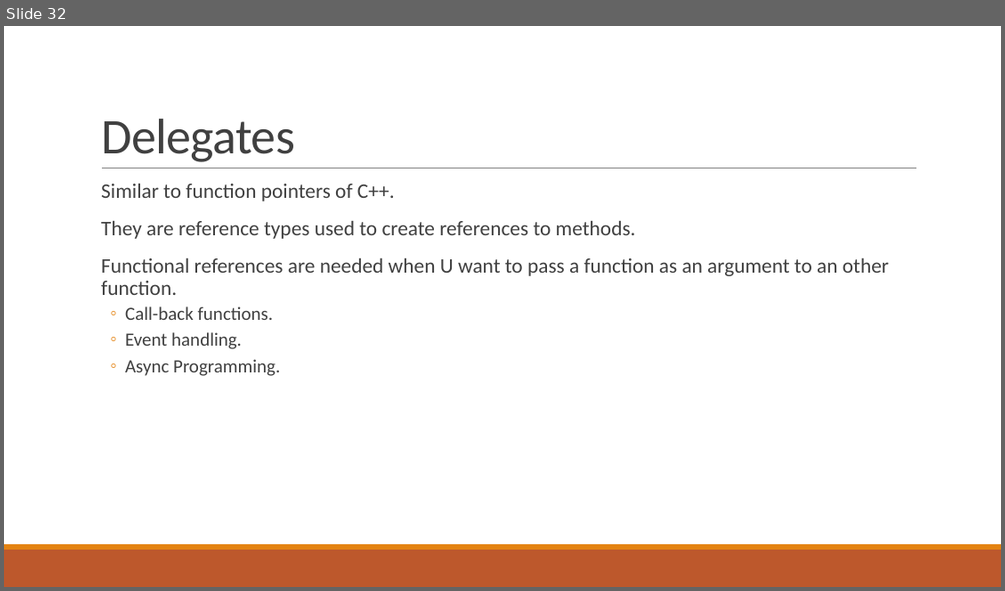
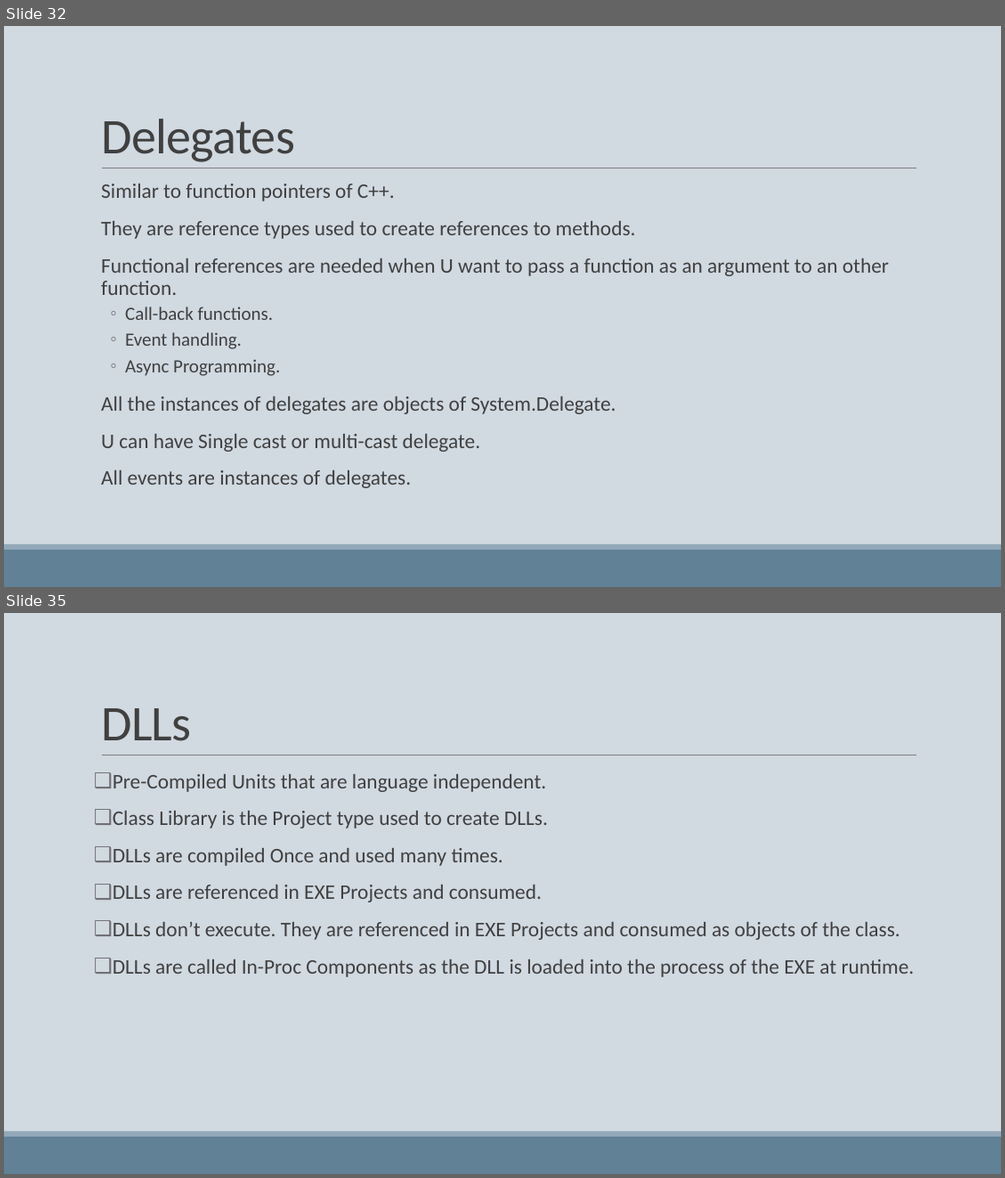
Before and after one commit to phani-rajbn/Nichi-In, a slide deck: MS-net.pptx. Shown one above the other, each under a label of ours: slide 32 before the commit, slides 32 and 35 after it; the slides between them are not shown. The pictures are 1005x591 and 1005x1178 pixels, drawn with LibreOffice and Linux fonts; fonts in the diff are those of the drawing. Boxes give left, top, right and bottom in pixels: in the first picture for what was removed or moved away, otherwise in the second. Text is boxed around its words. In the diff, an @@ line names an element or a change of style, - is before the commit and + after.

```diff
--- a/MS-net.pptx
+++ b/MS-net.pptx
@@ slide 35 added at box(4, 613, 1001, 1174), background #D1D9E1; not listed: 3 template elements that a slide beside it also shows @@
@@ title added at box(101, 708, 192, 741), 48 pt, text #404040 @@
+DLLs
@@ text added at box(113, 774, 914, 977), 20 pt, text #404040 @@
+❑ Pre-Compiled Units that are language independent.
+❑ Class Library is the Project type used to create DLLs.
+❑ DLLs are compiled Once and used many times.
+❑ DLLs are referenced in EXE Projects and consumed.
+❑ DLLs don’t execute. They are referenced in EXE Projects and consumed as objects of the class.
+❑ DLLs are called In-Proc Components as the DLL is loaded into the process of the EXE at runtime.
@@ slide 32 changed as well @@
@@ background #FFFFFF to #D1D9E1 @@
@@ text at box(101, 184, 889, 376): bullet colour #E48312 to #6F6F74 @@
@@ text at box(101, 396, 615, 488): paragraphs added @@
+  All the instances of delegates are objects of System.Delegate.
+  U can have Single cast or multi-cast delegate.
+  All events are instances of delegates.
@@ rectangle at box(4, 549, 1001, 587): fill #BD582C to #618197 @@
@@ rectangle at box(4, 544, 1001, 549): fill #E48312 to #92A9B9 @@
```
Also in this commit, not shown: 31 other slides changed, 4 other slides added.
